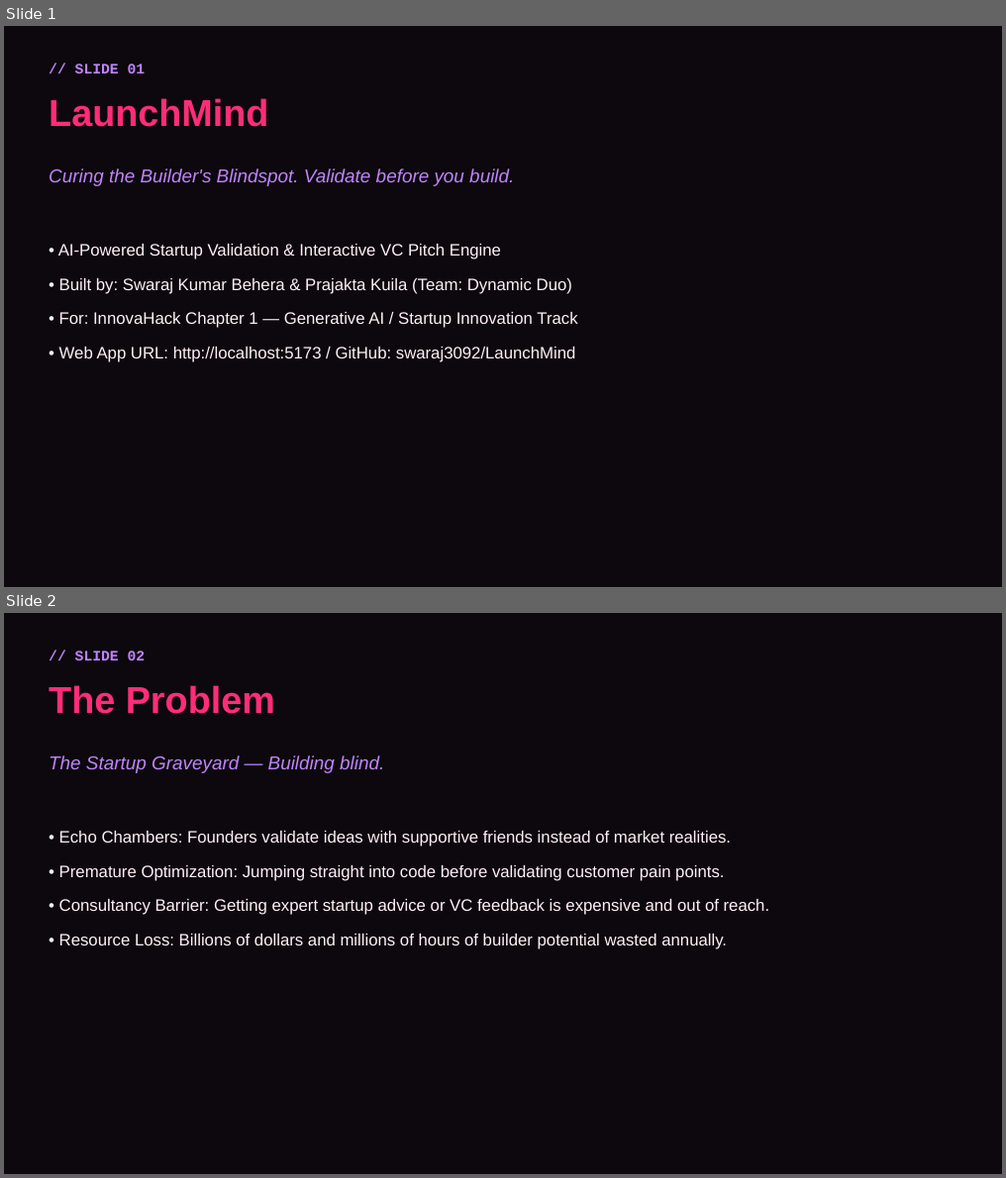
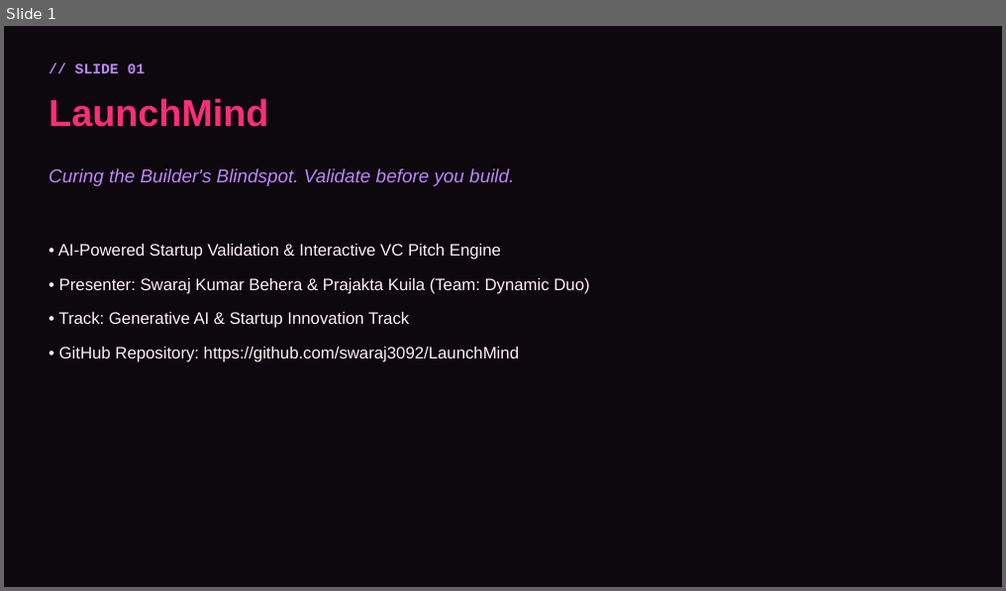
Before and after one commit to swaraj3092/LaunchMind, a slide deck: LaunchMind_PitchDeck.pptx. Shown one above the other, each under a label of ours: slides 1 and 2 before the commit, slide 1 after it. The pictures are 1006x1178 and 1006x591 pixels, drawn with LibreOffice and Linux fonts; fonts in the diff are those of the drawing. Boxes give left, top, right and bottom in pixels: in the first picture for what was removed or moved away, otherwise in the second. Text is boxed around its words. In the diff, an @@ line names an element or a change of style, - is before the commit and + after.

```diff
--- a/LaunchMind_PitchDeck.pptx
+++ b/LaunchMind_PitchDeck.pptx
@@ slide 2 removed at (x1=4, y1=613, x2=1002, y2=1174), background #0C080D @@
@@ text removed at (x1=75, y1=651, x2=146, y2=661) @@
-// SLIDE 02
@@ text removed at (x1=49, y1=685, x2=275, y2=714) @@
-The Problem
@@ text removed at (x1=49, y1=756, x2=384, y2=773) @@
-The Startup Graveyard — Building blind.
@@ text removed at (x1=59, y1=831, x2=770, y2=950) @@
-• Echo Chambers: Founders validate ideas with supportive friends instead of market realities.
-• Premature Optimization: Jumping straight into code before validating customer pain points.
-• Consultancy Barrier: Getting expert startup advice or VC feedback is expensive and out of reach.
-• Resource Loss: Billions of dollars and millions of hours of builder potential wasted annually.
@@ slide 1 changed as well @@
@@ text at (x1=58, y1=278, x2=589, y2=363): text changed @@
-• Built by: Swaraj Kumar Behera & Prajakta Kuila (Team: Dynamic Duo)
-• For: InnovaHack Chapter 1 — Generative AI / Startup Innovation Track
-• Web App URL: http://localhost:5173 / GitHub: swaraj3092/LaunchMind
+• Presenter: Swaraj Kumar Behera & Prajakta Kuila (Team: Dynamic Duo)
+• Track: Generative AI & Startup Innovation Track
+• GitHub Repository: https://github.com/swaraj3092/LaunchMind
```
Also in this commit, not shown: 6 other slides changed, 1 slide added, 5 other slides removed, 3 other files.
